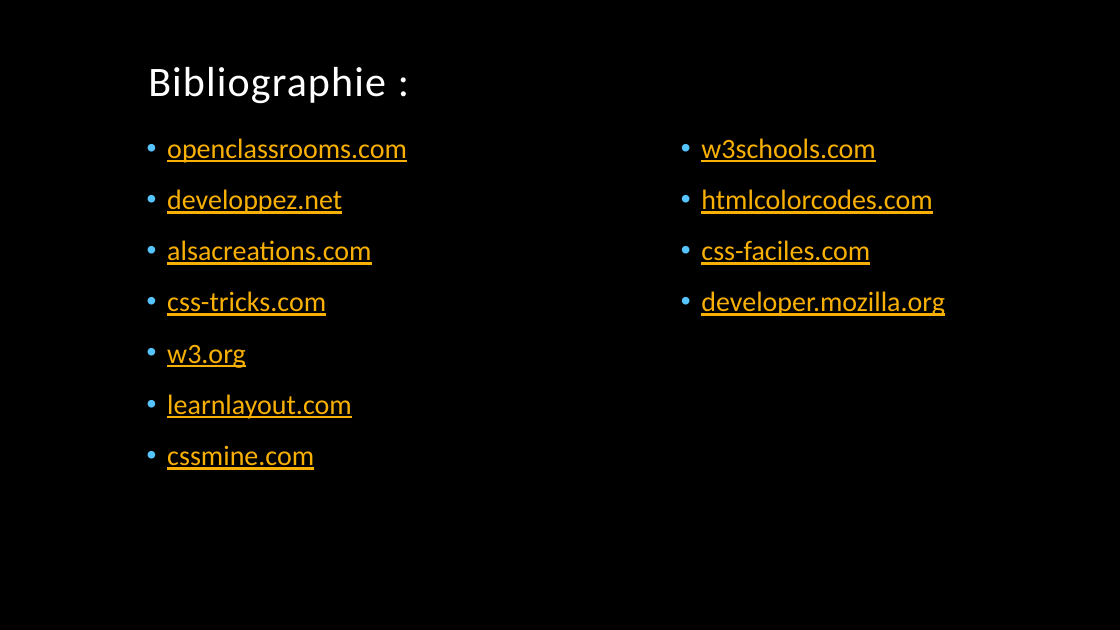
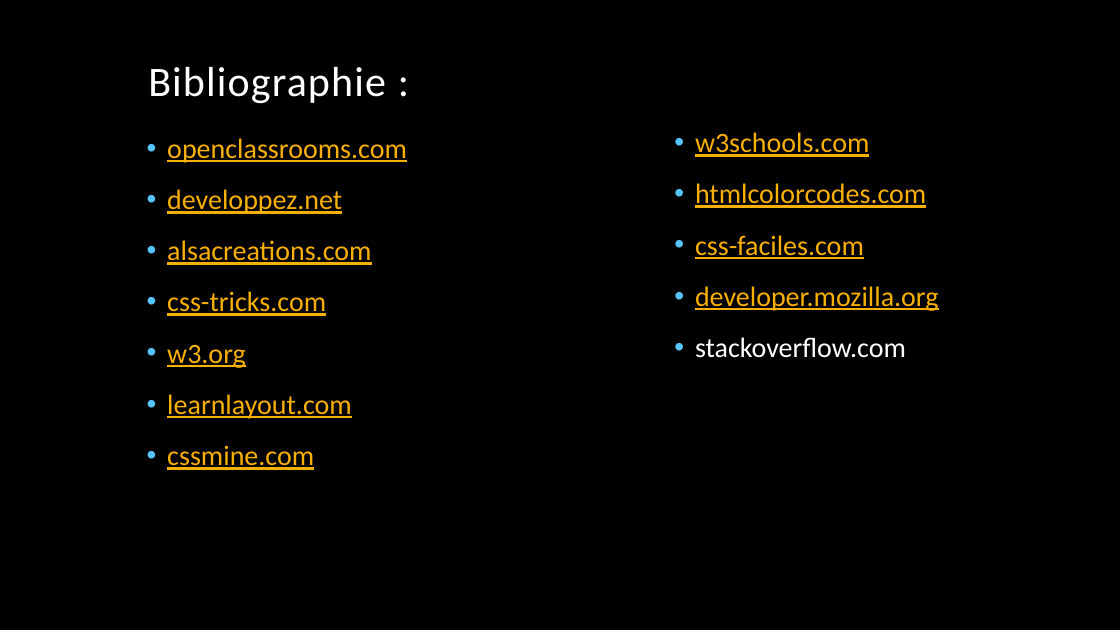
Before and after one commit to Kzenn/ECEbay, a slide deck: slide 12 of Projet Web dynamique.pptx. Drawn at 1120x630 pixels with LibreOffice and Linux fonts; fonts in the diff are those of the drawing; background and template pictures are left out. Boxes give left, top, right and bottom in pixels: in the first picture for what was removed or moved away, otherwise in the second. Text is boxed around its words. In the diff, an @@ line names an element or a change of style, - is before the commit and + after.

```diff
--- a/Projet Web dynamique.pptx
+++ b/Projet Web dynamique.pptx
@@ text at (695,337,906,358): paragraph added @@
+• stackoverflow.com
```
Also in this commit, not shown: 5 other slides changed.
